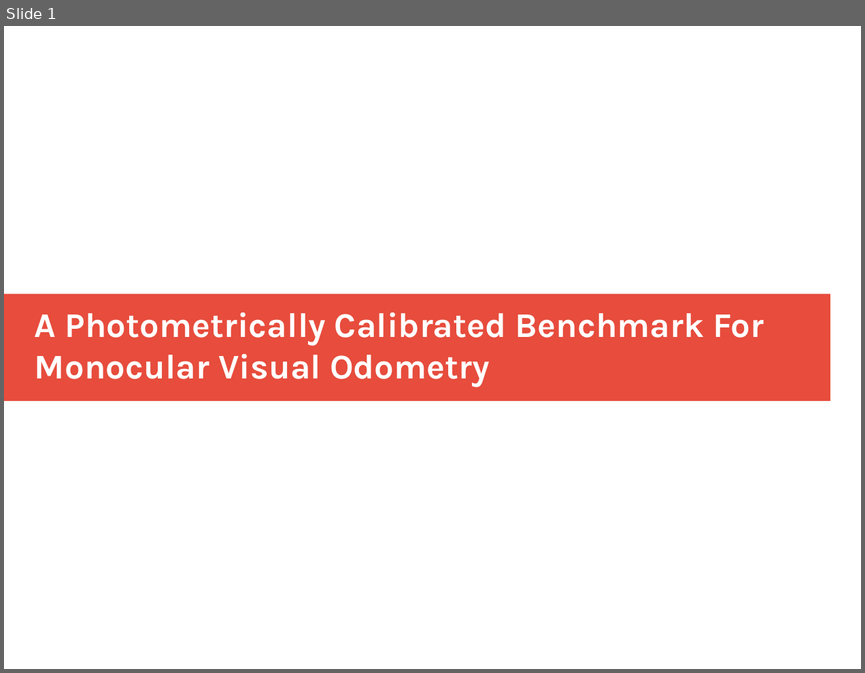
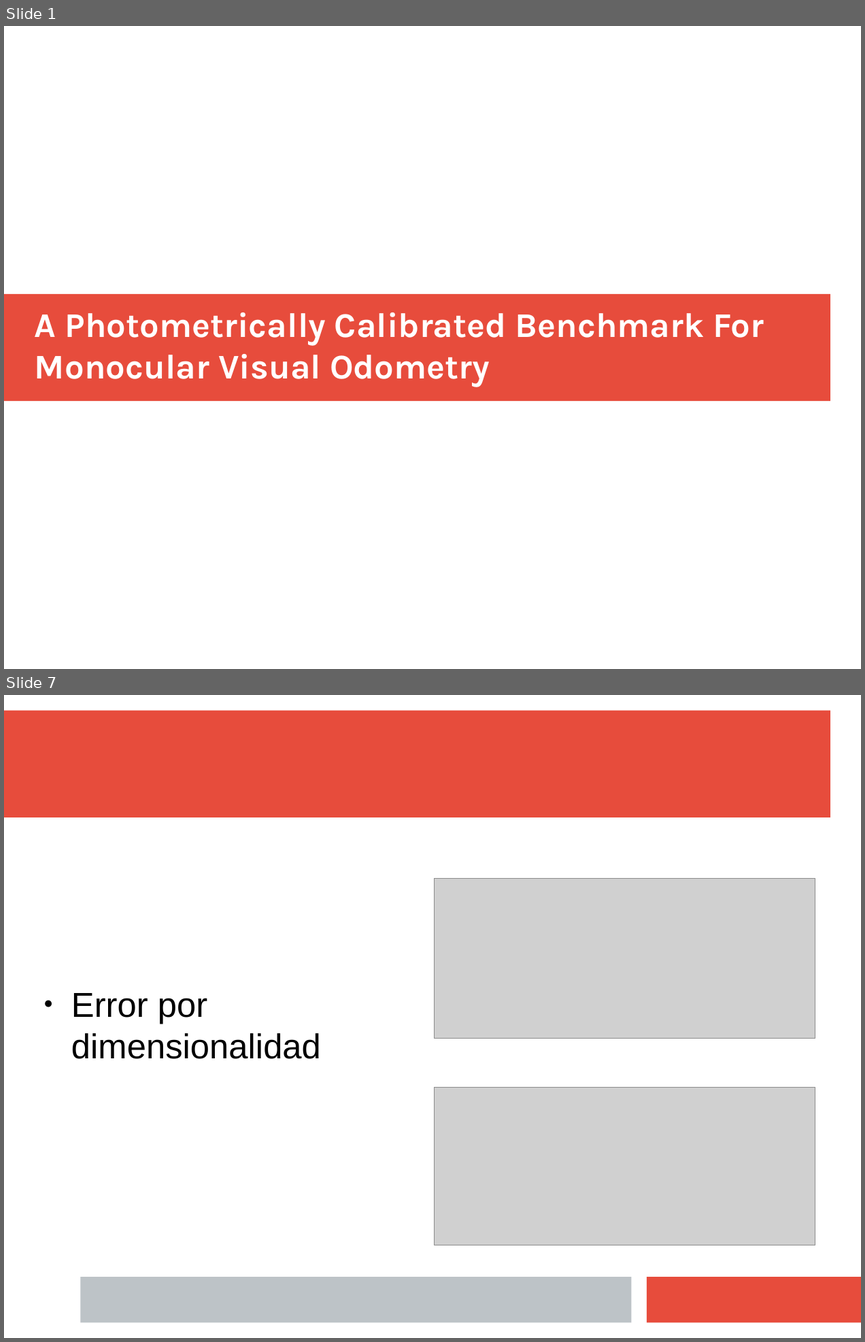
Before and after one commit to joelogg/Imagenes, a slide deck: 08-02-18/T2_Diapositivas.pptx. Shown one above the other, each under a label of ours: slide 1 before the commit, slides 1 and 7 after it; the slides between them are not shown. The pictures are 865x673 and 865x1342 pixels, drawn with LibreOffice and Linux fonts; fonts in the diff are those of the drawing; grey boxes stand for pictures. Boxes give left, top, right and bottom in pixels: in the first picture for what was removed or moved away, otherwise in the second. Text is boxed around its words. In the diff, an @@ line names an element or a change of style, - is before the commit and + after.

```diff
--- a/08-02-18/T2_Diapositivas.pptx
+++ b/08-02-18/T2_Diapositivas.pptx
@@ slide 7 added at [4, 695, 861, 1338], background #FFFFFF @@
@@ rectangle added at [4, 711, 830, 818], fill #E74C3C @@
@@ picture added at [434, 879, 816, 1038] @@
@@ text added at [71, 993, 321, 1059], 32 pt, text #000000 @@
+● Error por dimensionalidad
@@ picture added at [434, 1087, 816, 1244] @@
@@ rectangle added at [80, 1276, 632, 1323], fill #BDC3C7 @@
@@ rectangle added at [647, 1276, 861, 1323], fill #E74C3C @@
```
Also in this commit, not shown: 5 other slides added, 1 slide removed, 2 other files.
